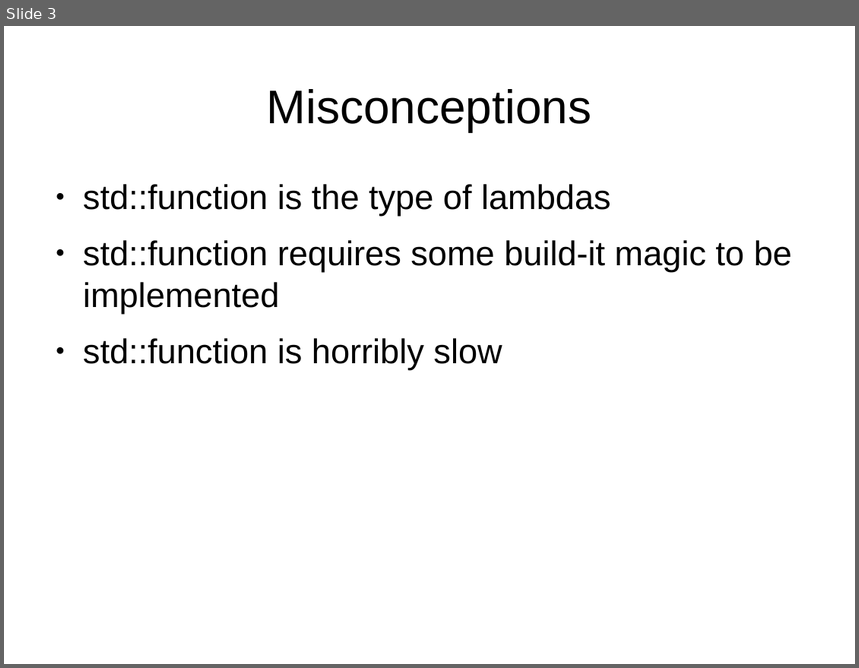
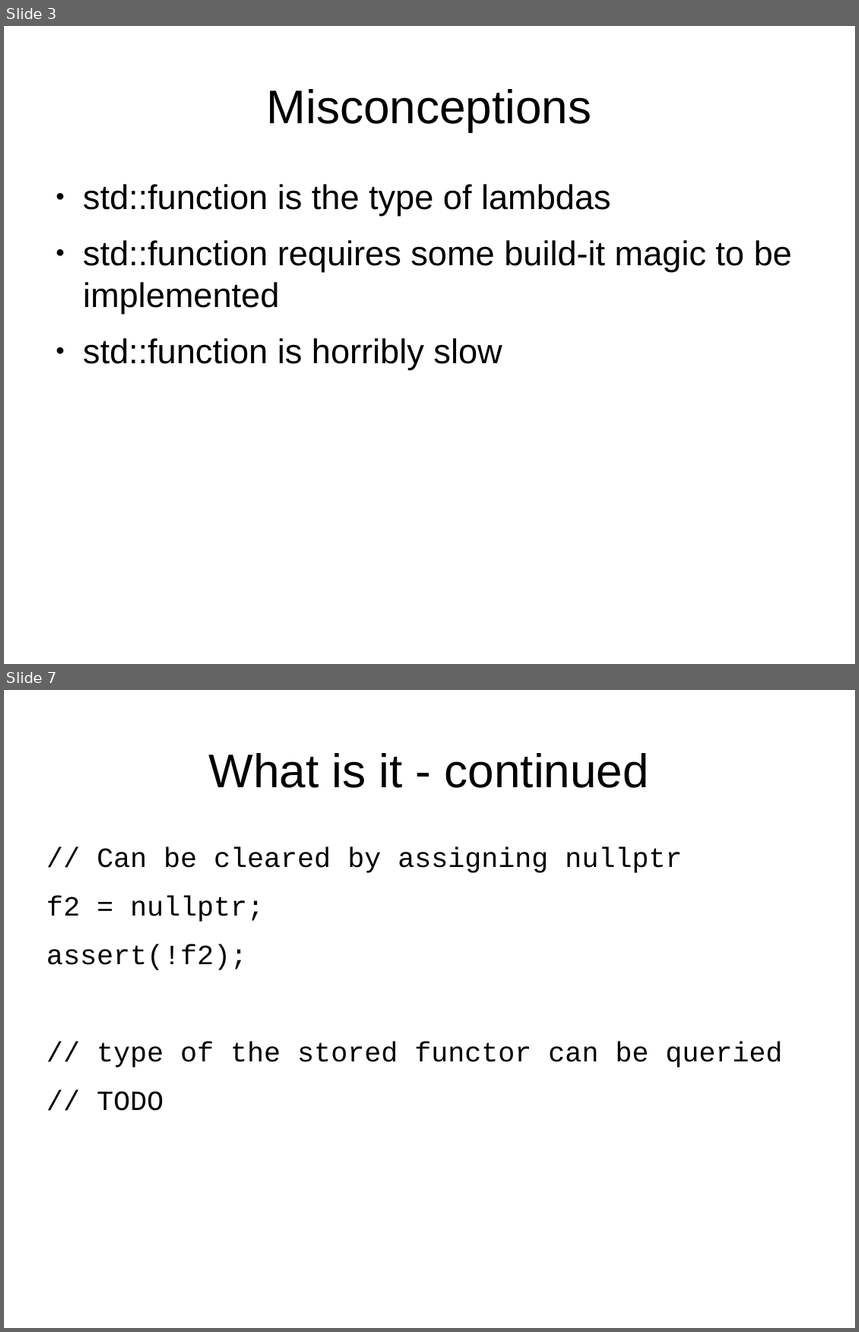
Before and after one commit to maciekgajewski/demystifying_std_function, a slide deck: demystifying-std-function.odp. Shown one above the other, each under a label of ours: slide 3 before the commit, slides 3 and 7 after it; the slides between them are not shown. The pictures are 859x668 and 859x1332 pixels, drawn with LibreOffice and Linux fonts; fonts in the diff are those of the drawing. Boxes give left, top, right and bottom in pixels: in the first picture for what was removed or moved away, otherwise in the second. Text is boxed around its words. In the diff, an @@ line names an element or a change of style, - is before the commit and + after.

Commit message:
Added support for target_type

```diff
--- a/demystifying-std-function.odp
+++ b/demystifying-std-function.odp
@@ slide 7 added at box(4, 690, 855, 1328), background #FFFFFF @@
@@ title added at box(209, 753, 649, 788), 44 pt, text #000000 @@
+What is it - continued
@@ text added at box(47, 847, 783, 1111), 26 pt, text #000000 @@
+// Can be cleared by assigning nullptr
+f2 = nullptr;
+assert(!f2);
+// type of the stored functor can be queried
+// TODO
```
Also in this commit, not shown: 3 other slides added, 3 other files.
